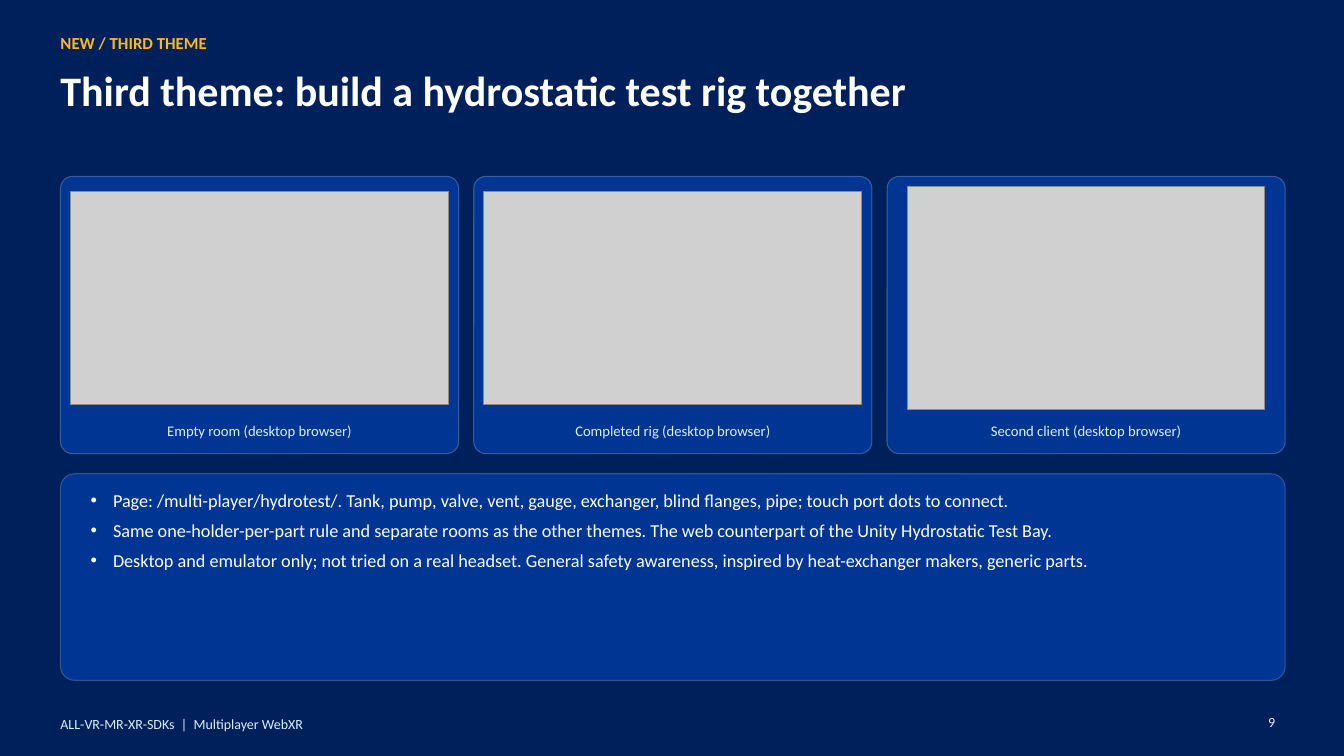
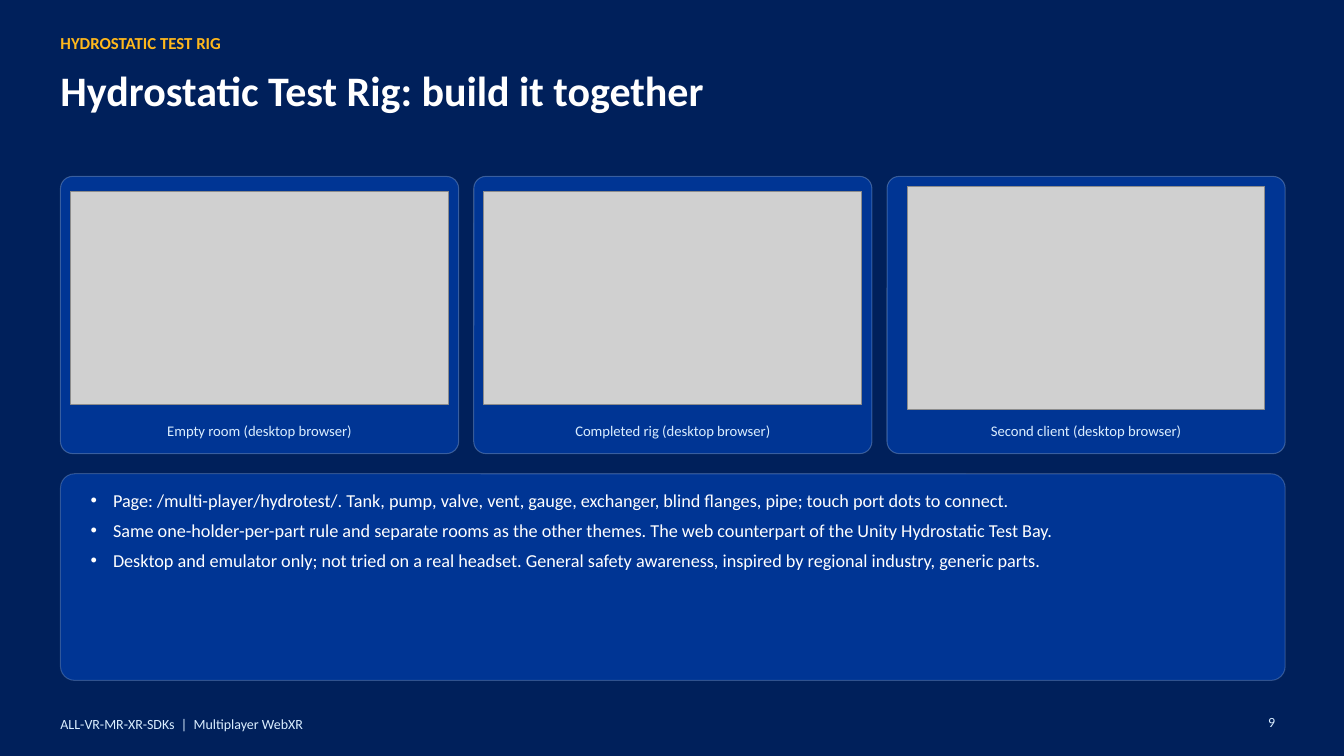
Before and after one commit to jpcst52/ALL-VR-MR-XR-SDKs, a slide deck: slide 9 of multi-player/Multiplayer-WebXR-Examples.pptx. Drawn at 1344x756 pixels with LibreOffice and Linux fonts; fonts in the diff are those of the drawing; grey boxes stand for pictures. Boxes give left, top, right and bottom in pixels: in the first picture for what was removed or moved away, otherwise in the second. Text is boxed around its words. In the diff, an @@ line names an element or a change of style, - is before the commit and + after.

```diff
--- a/multi-player/Multiplayer-WebXR-Examples.pptx
+++ b/multi-player/Multiplayer-WebXR-Examples.pptx
@@ text at (60, 38, 221, 49): text changed @@
-NEW / THIRD THEME
+HYDROSTATIC TEST RIG
@@ title at (60, 76, 703, 113): text changed @@
-Third theme: build a hydrostatic test rig together
+Hydrostatic Test Rig: build it together
@@ text at (113, 554, 1040, 570): text changed @@
-• Desktop and emulator only; not tried on a real headset. General safety awareness, inspired by heat-exchanger makers, generic parts.
+• Desktop and emulator only; not tried on a real headset. General safety awareness, inspired by regional industry, generic parts.
```
Also in this commit, not shown: 3 other slides changed, 1 slide added, 15 other files.
